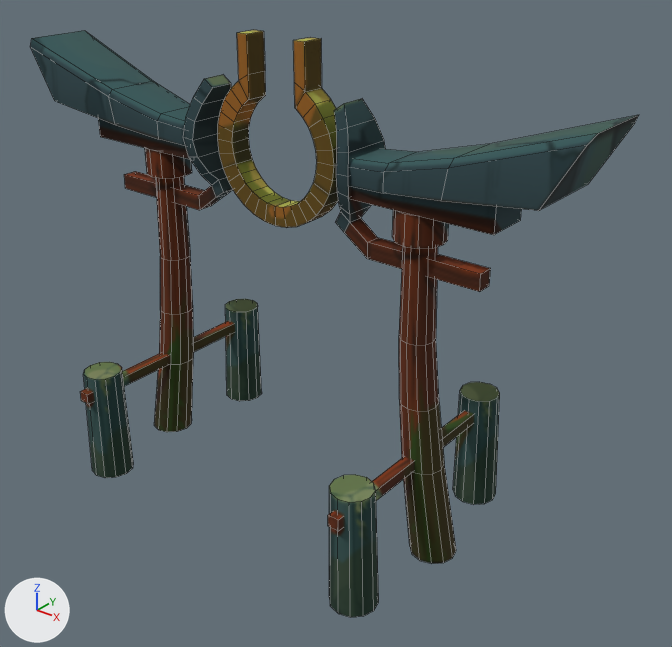
What one commit did to the FBX model Assets/Resources/Models/Torii_Portal.fbx.
The view is the same before and after, from a 50 mm lens placed at (8.61, -9.53, 9.09), pointed at (-0.23, 1.52, 2.24). The lights are fixed; the arrows at lower left show +X, +Y and +Z. Mesh edges are drawn as thin lines. Where no turn or scale is listed for an object, it has been applied to the vertices.

Names of what the first picture shows: 'Torii_Portal'.
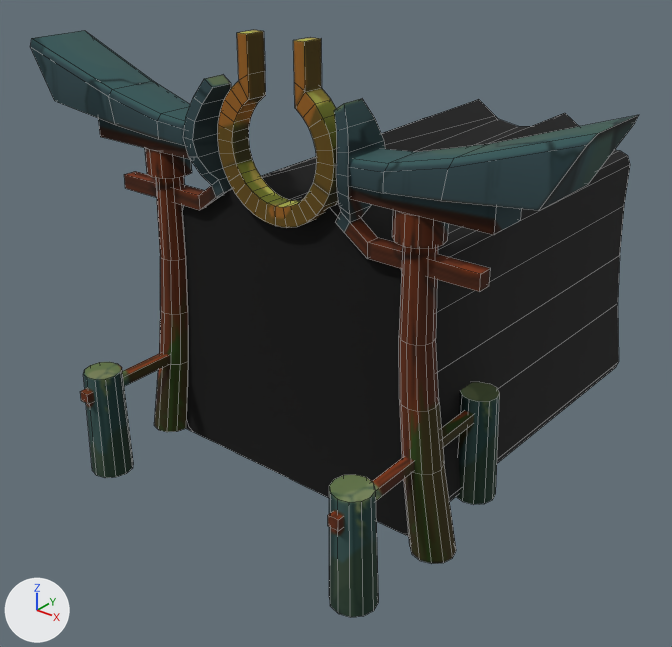
Where the newer file only moved an object's origin or applied its transform, the numbers keep the older frame.

Boxes [x1, y1, x2, y2] around the edits, measured in the pictures (672 x 647 px):
'Doorway_Mask', added (black): after [182, 188, 409, 537]
'Doorway_Behind_Mask', added (black): after [261, 99, 630, 501]
'Doorway_Behind', added (black): after [262, 128, 448, 199]

The edits, one by one:
Material 'Gate' (mat_gate) is new.
Its base color is (0.0, 0.0, 0.0) (black #000000).
Its roughness is 1.0.
Mesh me_cylinder_017 is new.
It has 40 vertices, 1 face and spans x -2.49..2.49, y 0.0, z 0.02..4.93.
It uses material mat_gate (black #000000).
Mesh me_cylinder_016 is new.
It has 52 vertices, 27 faces and spans x -2.46..2.46, y 0.0..7.02, z 0.02..4.93.
It uses material mat_gate (black #000000).
Mesh me_cylinder_023 is new.
It has 52 vertices, 27 faces and spans x -2.68..2.68, y 0.0..7.02, z -0.03..4.97.
It uses material mat_gate (black #000000).
Object 'Doorway_Mask' (ob_doorway_mask) is new; it shows me_cylinder_017.
Its location is (0.0, 0.0, 0.0).
Object 'Doorway_Behind' (ob_doorway_behind) is new; it shows me_cylinder_016.
Its location is (0.0, 0.0, 0.0).
Object 'Doorway_Behind_Mask' (ob_doorway_behind_mask) is new; it shows me_cylinder_023.
Its location is (0.0, 0.0, 0.0).
